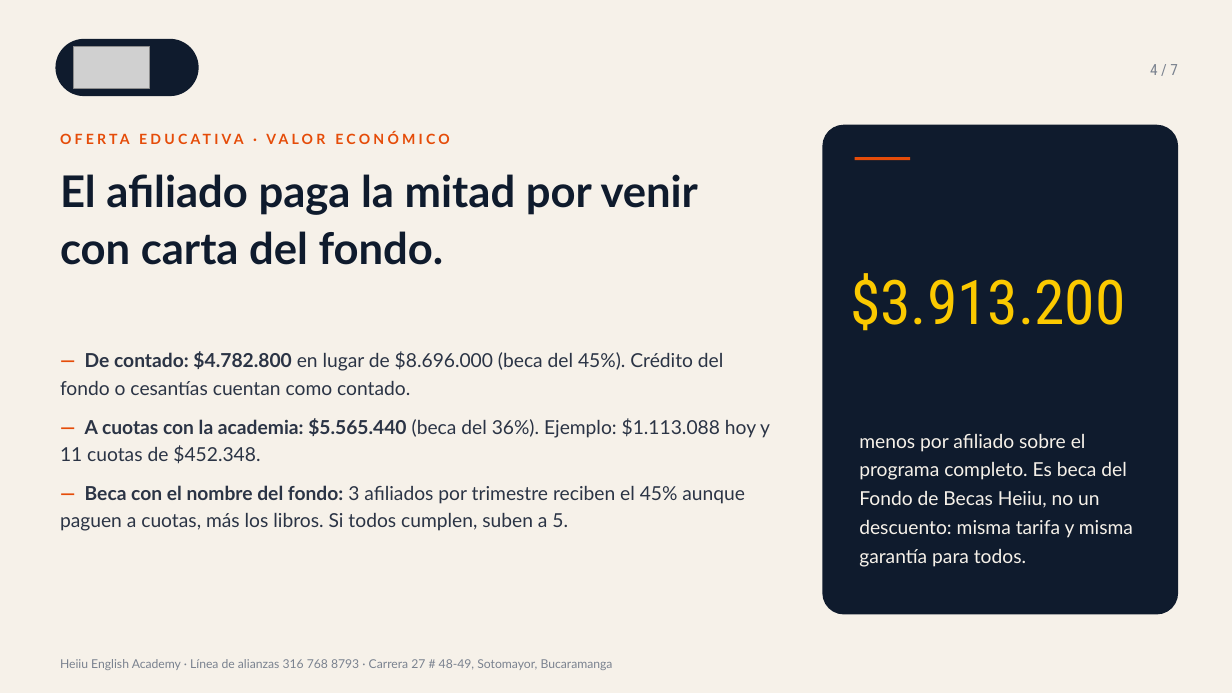
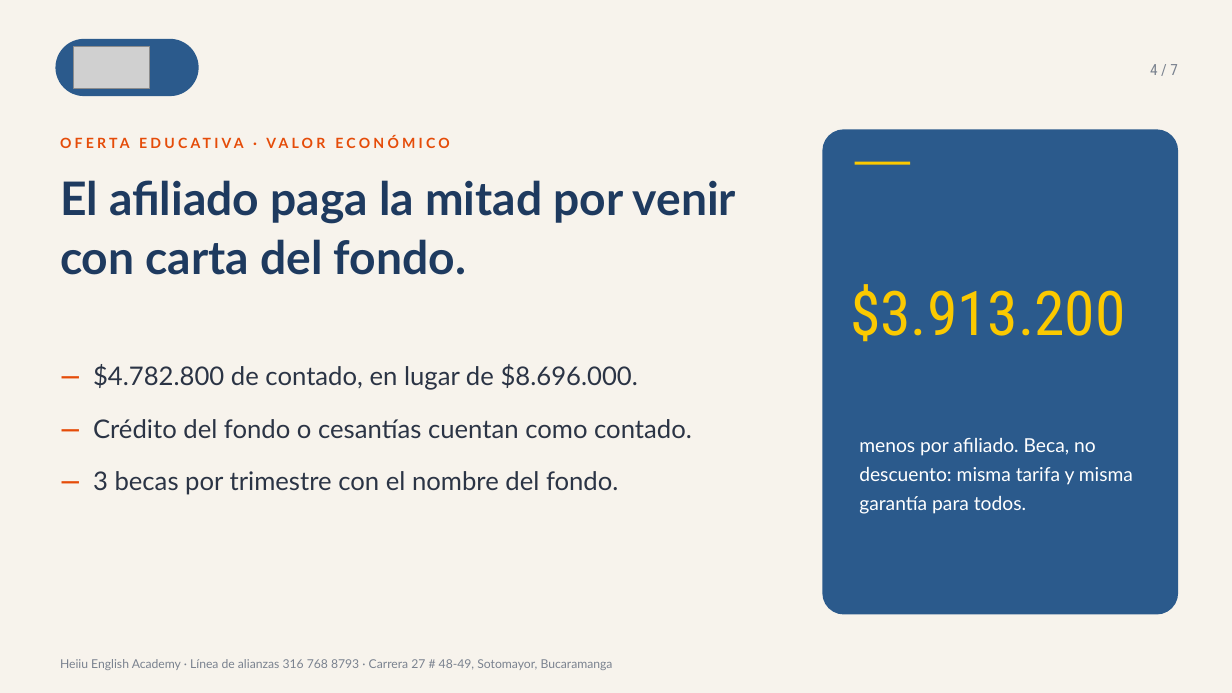
Before and after one commit to gomezrdiana/Plan-academico, a slide deck: slide 4 of recursos/comercial/B2B/PRESENTACION_FONDOS_EMPLEADOS_HEIIU.pptx. Drawn at 1232x693 pixels with LibreOffice and Linux fonts; fonts in the diff are those of the drawing; grey boxes stand for pictures. Boxes give left, top, right and bottom in pixels: in the first picture for what was removed or moved away, otherwise in the second. Text is boxed around its words. In the diff, an @@ line names an element or a change of style, - is before the commit and + after.

```diff
--- a/recursos/comercial/B2B/PRESENTACION_FONDOS_EMPLEADOS_HEIIU.pptx
+++ b/recursos/comercial/B2B/PRESENTACION_FONDOS_EMPLEADOS_HEIIU.pptx
@@ rectangle at (0,0,1232,693): fill #F6F1E9 to #F7F3EC @@
@@ rounded rectangle at (55,39,199,96): fill #0F1B2D to #2B5A8C @@
@@ text "OFERTA EDUCATIVA · VALOR ECONÓMICO": place and size @@
-text "OFERTA EDUCATIVA · VALOR ECONÓMICO" at (55,125,795,157)
+text "OFERTA EDUCATIVA · VALOR ECONÓMICO" at (55,129,795,162)
@@ rounded rectangle at (823,129,1178,615): fill #0F1B2D to #2B5A8C @@
@@ rounded rectangle: place and size @@
-rounded rectangle at (823,125,1178,615)
+rounded rectangle at (823,129,1178,615)
@@ text "El afiliado paga la mitad ..." at (60,180,736,275): size 34 to 36 pt, text colour #0F1B2D to #1E3A5F @@
@@ rectangle: place and size @@
-rectangle at (855,157,910,160)
+rectangle at (855,162,910,165)
@@ rectangle at (855,162,910,165): fill #E54C09 to #FBC900 @@
@@ text "$3.913.200" at (850,284,1125,342): line spacing 1 to 1.15 @@
@@ text at (93,364,692,495): text changed; size 15 to 20 pt @@
-— De contado: $4.782.800 en lugar de $8.696.000 (beca del 45%). Crédito del fondo o cesantías cuentan como contado.
-— A cuotas con la academia: $5.565.440 (beca del 36%). Ejemplo: $1.113.088 hoy y 11 cuotas de $452.348.
-— Beca con el nombre del fondo: 3 afiliados por trimestre reciben el 45% aunque paguen a cuotas, más los libros. Si todos cumplen, suben a 5.
+— $4.782.800 de contado, en lugar de $8.696.000.
+— Crédito del fondo o cesantías cuentan como contado.
+— 3 becas por trimestre con el nombre del fondo.
@@ text at (859,438,1133,514): text changed; text colour #F6F1E9 to #FFFFFF @@
-menos por afiliado sobre el programa completo. Es beca del Fondo de Becas Heiiu, no un descuento: misma tarifa y misma garantía para todos.
+menos por afiliado. Beca, no descuento: misma tarifa y misma garantía para todos.
```
Also in this commit, not shown: 6 other slides changed, 2 other files.
